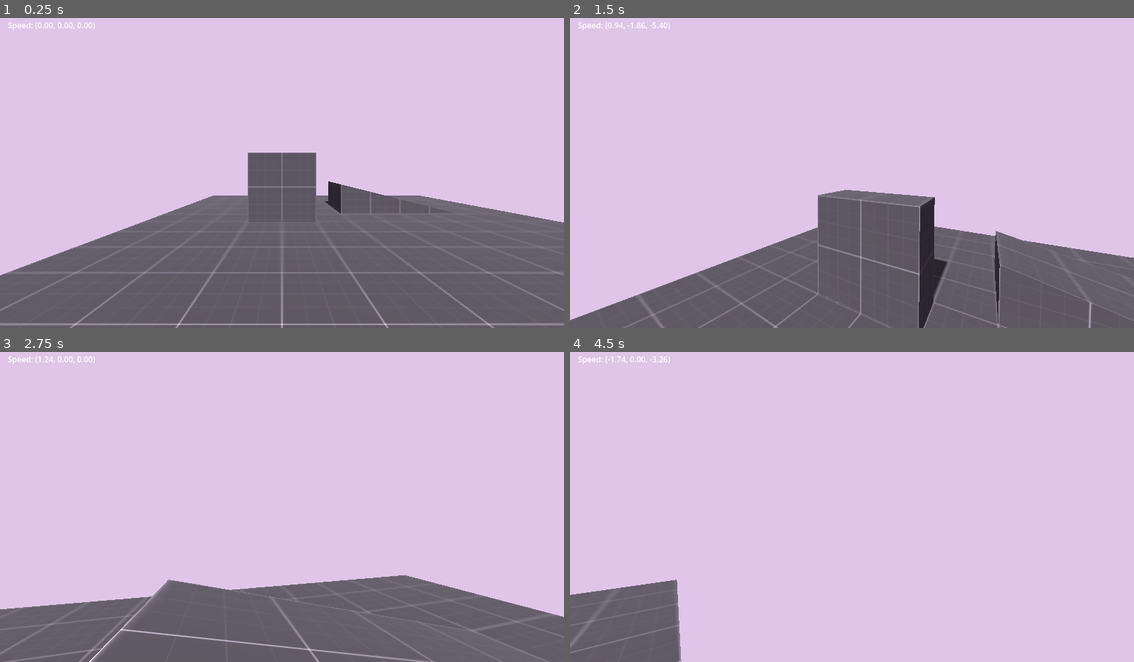
Above: before the commit, frames 1-4 (two rows, left to right).
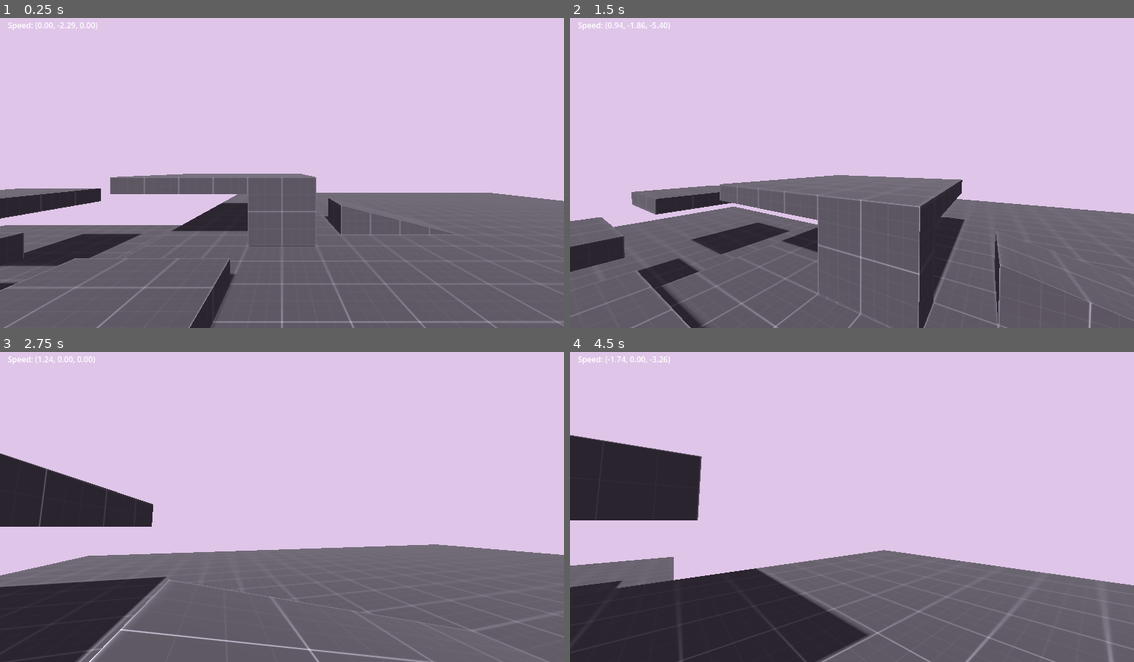
Above: after the commit, the same moments.

Repository: Falkimore/first-person-quake-movement
Game: Godot game, scene res://main.tscn
The game is run twice, just before and just after one commit, with the same random seed, the same clock (stepped at 60 frames per second) and the same inputs.
Inputs (mouse positions are in pixels of both pictures, inside the frame that each line leads up to):
- Up to frame 1 (0.25 s): no input
- Up to frame 2 (1.5 s): tap Enter at 0.5 s; move the mouse to (880, 169) at 0.52 s; hold W (move_forward) from 0.53 s (still down); tap Space (jump) at 0.77 s; move the mouse to (823, 169) at 1.27 s
- Up to frame 3 (2.75 s): keep holding W (move_forward); tap Space (jump) at 1.52 s; move the mouse to (293, 497) at 2.02 s
- Up to frame 4 (4.5 s): keep holding W (move_forward); move the mouse to (846, 510) at 2.77 s; tap Space (jump) at 3.02, 3.77 s; move the mouse to (891, 507) at 3.52 s; move the mouse to (806, 500) at 4.27 s

The runs differ from the first frame. In frame 1, 12% of the frame differs, in the area x 0-100%, y 1-100%; in frame 2, 17%; in frame 3, 21%; in frame 4, 37%, in the area x 0-100%, y 26-100%.

Commit message:
change map and whatever

Diff:
--- a/main.tscn
+++ b/main.tscn
@@ -15,13 +15,17 @@
 
 [node name="Player" parent="." unique_id=84106579 instance=ExtResource("1_ig7tw")]
 transform = Transform3D(1, 0, 0, 0, 1, 0, 0, 0, 1, 0, 1, 0)
-WALK_ACCEL = 32.0
 
 [node name="Level" type="CSGCombiner3D" parent="." unique_id=1331697069]
 use_collision = true
 
 [node name="CSGBox3D" type="CSGBox3D" parent="Level" unique_id=1008441600]
-transform = Transform3D(1, 0, 0, 0, 1, 0, 0, 0, 1, 2, -0.5, -4)
+transform = Transform3D(1, 0, 0, 0, 1, 0, 0, 0, 1, 8, -0.5, -8)
+size = Vector3(24, 1, 24)
+material = ExtResource("1_0xm2m")
+
+[node name="CSGBox3D7" type="CSGBox3D" parent="Level" unique_id=110852543]
+transform = Transform3D(1, 0, 0, 0, 1, 0, 0, 0, 1, -10, -1.5, -4)
 size = Vector3(12, 1, 16)
 material = ExtResource("1_0xm2m")
 
@@ -31,11 +35,41 @@
 size = Vector3(2, 3, 1)
 material = ExtResource("1_0xm2m")
 
+[node name="CSGBox3D3" type="CSGBox3D" parent="Level" unique_id=2134623629]
+transform = Transform3D(1, 0, 0, 0, 1, 0, 0, 0, 1, -2, 1.75, -9)
+use_collision = true
+size = Vector3(6, 0.5, 6)
+material = ExtResource("1_0xm2m")
+
+[node name="CSGBox3D4" type="CSGBox3D" parent="Level" unique_id=1275519175]
+transform = Transform3D(1, 0, 0, 0, 1, 0, 0, 0, 1, -2.5, 0.25, -2.5)
+use_collision = true
+size = Vector3(3, 0.5, 3)
+material = ExtResource("1_0xm2m")
+
+[node name="CSGBox3D5" type="CSGBox3D" parent="Level" unique_id=979876077]
+transform = Transform3D(1, 0, 0, 0, 1, 0, 0, 0, 1, -6.5, 0.75, -2.5)
+use_collision = true
+size = Vector3(3, 0.5, 3)
+material = ExtResource("1_0xm2m")
+
+[node name="CSGBox3D6" type="CSGBox3D" parent="Level" unique_id=1680487392]
+transform = Transform3D(1, 0, 0, 0, 1, 0, 0, 0, 1, -8.5, 1.25, -6.5)
+use_collision = true
+size = Vector3(3, 0.5, 3)
+material = ExtResource("1_0xm2m")
+
 [node name="CSGPolygon3D" type="CSGPolygon3D" parent="Level" unique_id=2092510170]
 transform = Transform3D(1, 0, 0, 0, 1, 0, 0, 0, 1, 2, 0, -7)
 polygon = PackedVector2Array(0, 0, 0, 1, 4, 0)
 depth = 2.0
 material = ExtResource("1_0xm2m")
 
+[node name="CSGPolygon3D2" type="CSGPolygon3D" parent="Level" unique_id=1144932338]
+transform = Transform3D(1, 0, 0, 0, 1, 0, 0, 0, 1, -8, -1, 4)
+polygon = PackedVector2Array(0, 0, 4, 1, 4, 0)
+depth = 4.0
+material = ExtResource("1_0xm2m")
+
 [node name="WorldEnvironment" type="WorldEnvironment" parent="." unique_id=1039983827]
 environment = SubResource("Environment_0xm2m")
--- a/player/player.gd
+++ b/player/player.gd
@@ -49,8 +49,6 @@
 	if Input.is_action_just_pressed("jump") and (is_on_floor() or is_on_wall()):
 		velocity.y = JUMP_FORCE
 
-
-
 	var input_dir := get_input_dir()
 	var move_dir := transform.basis * Vector3(input_dir.x, 0.0, input_dir.y)
 	move_dir = move_dir.normalized()
@@ -62,22 +60,6 @@
 		_ground_movement(delta, move_dir)
 	else:
 		_air_movement(delta, move_dir)
-
-	#var target_vel := move_dir * MAX_SPEED
-	#
-	#var accel: float
-	#if not is_on_floor():
-		#if target_vel.length_squared() > 0.0:
-			#accel = AIR_ACCEL
-		#else:
-			#accel = 0.0
-	#elif velocity.length_squared() > 0.0 and target_vel.length_squared() > 0.0:
-		#if target_vel.dot(velocity) > 0:
-			#accel = GROUND_ACCEL
-		#else:
-			#accel = GROUND_ACCEL * 2
-	#else:
-		#accel = GROUND_ACCEL
 
 	velocity.y = y_speed
 
--- a/player/player.tscn
+++ b/player/player.tscn
@@ -7,15 +7,17 @@
 
 [sub_resource type="CapsuleShape3D" id="CapsuleShape3D_onrkg"]
 radius = 0.25
+height = 1.9000001
 
 [node name="Player" type="CharacterBody3D" unique_id=1941719941]
 script = ExtResource("1_4flbx")
 
 [node name="CollisionShape3D" type="CollisionShape3D" parent="." unique_id=207675210]
+transform = Transform3D(1, 0, 0, 0, 1, 0, 0, 0, 1, 0, 0.95000005, 0)
 shape = SubResource("CapsuleShape3D_onrkg")
 
 [node name="Head" type="Node3D" parent="." unique_id=1724504441]
-transform = Transform3D(1, 0, 0, 0, 1, 0, 0, 0, 1, 0, 0.5, 0)
+transform = Transform3D(1, 0, 0, 0, 1, 0, 0, 0, 1, 0, 1.5, 0)
 
 [node name="Camera3D" type="Camera3D" parent="Head" unique_id=1342238828]
 
